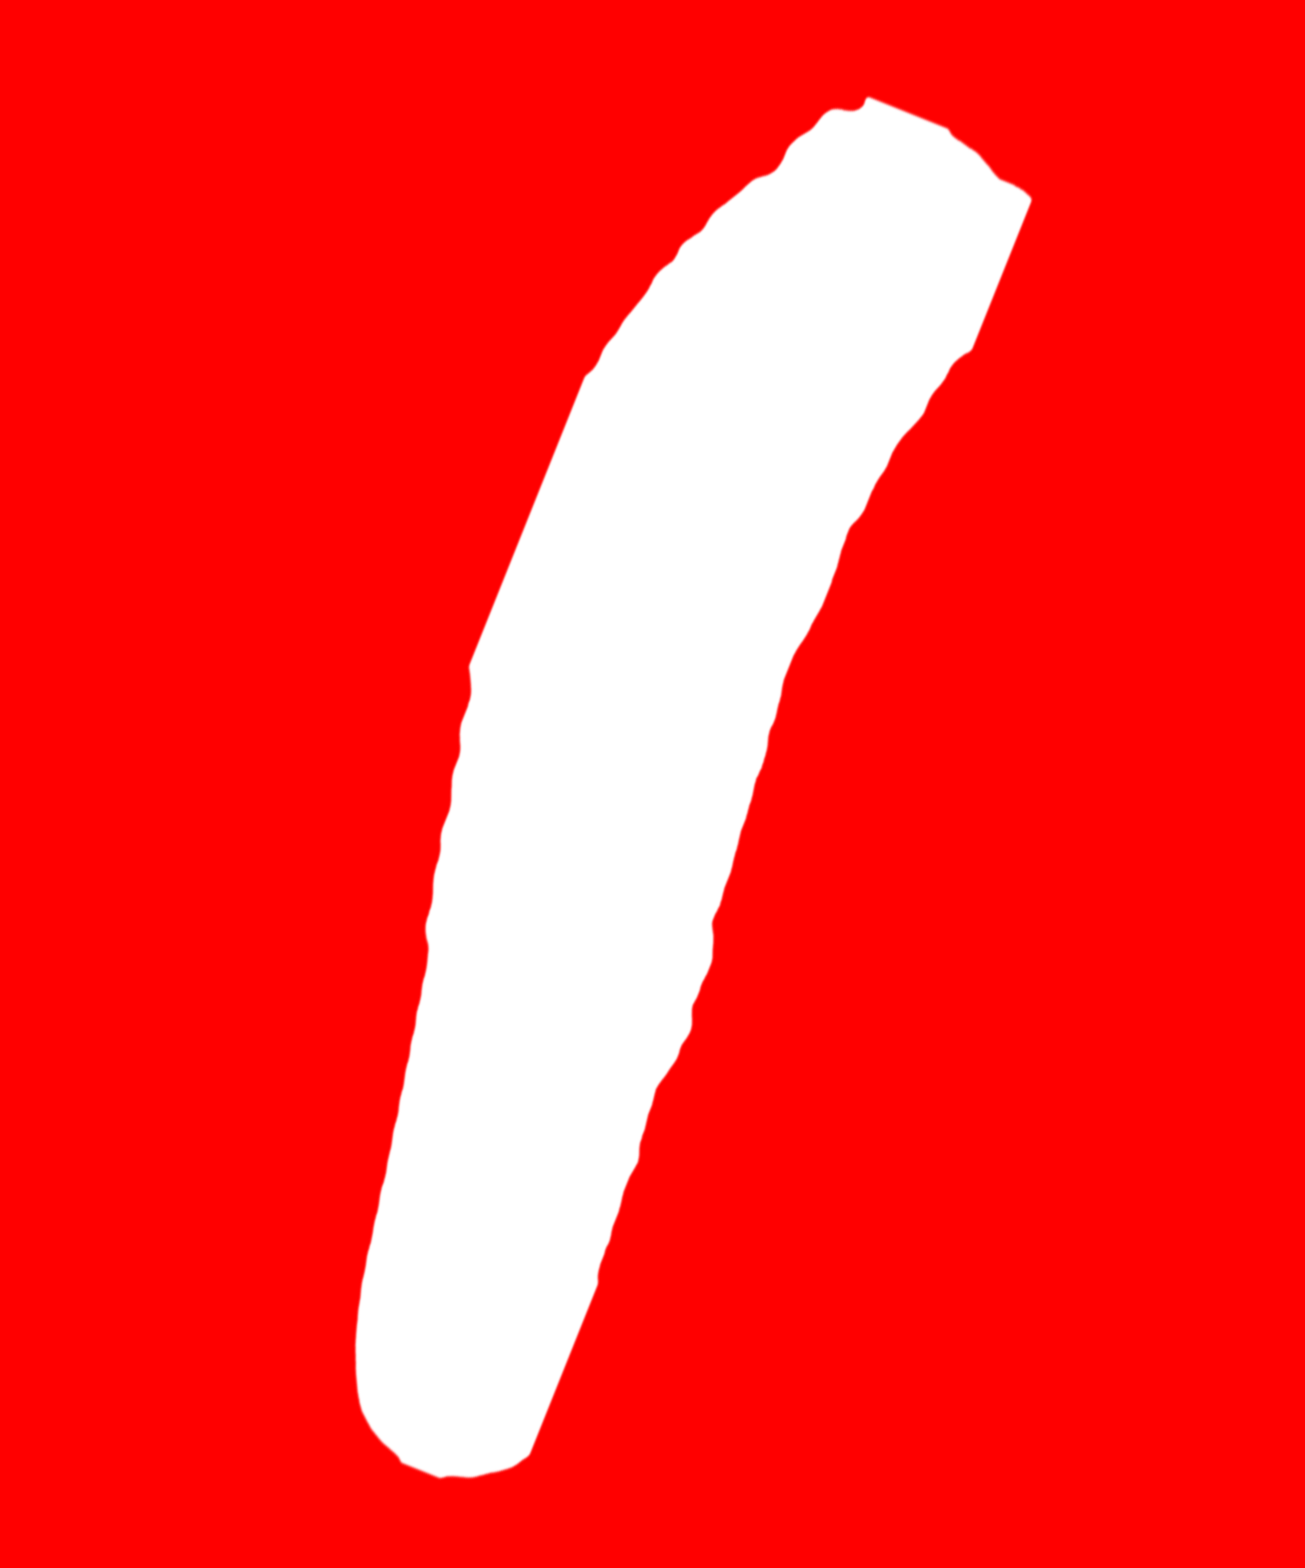
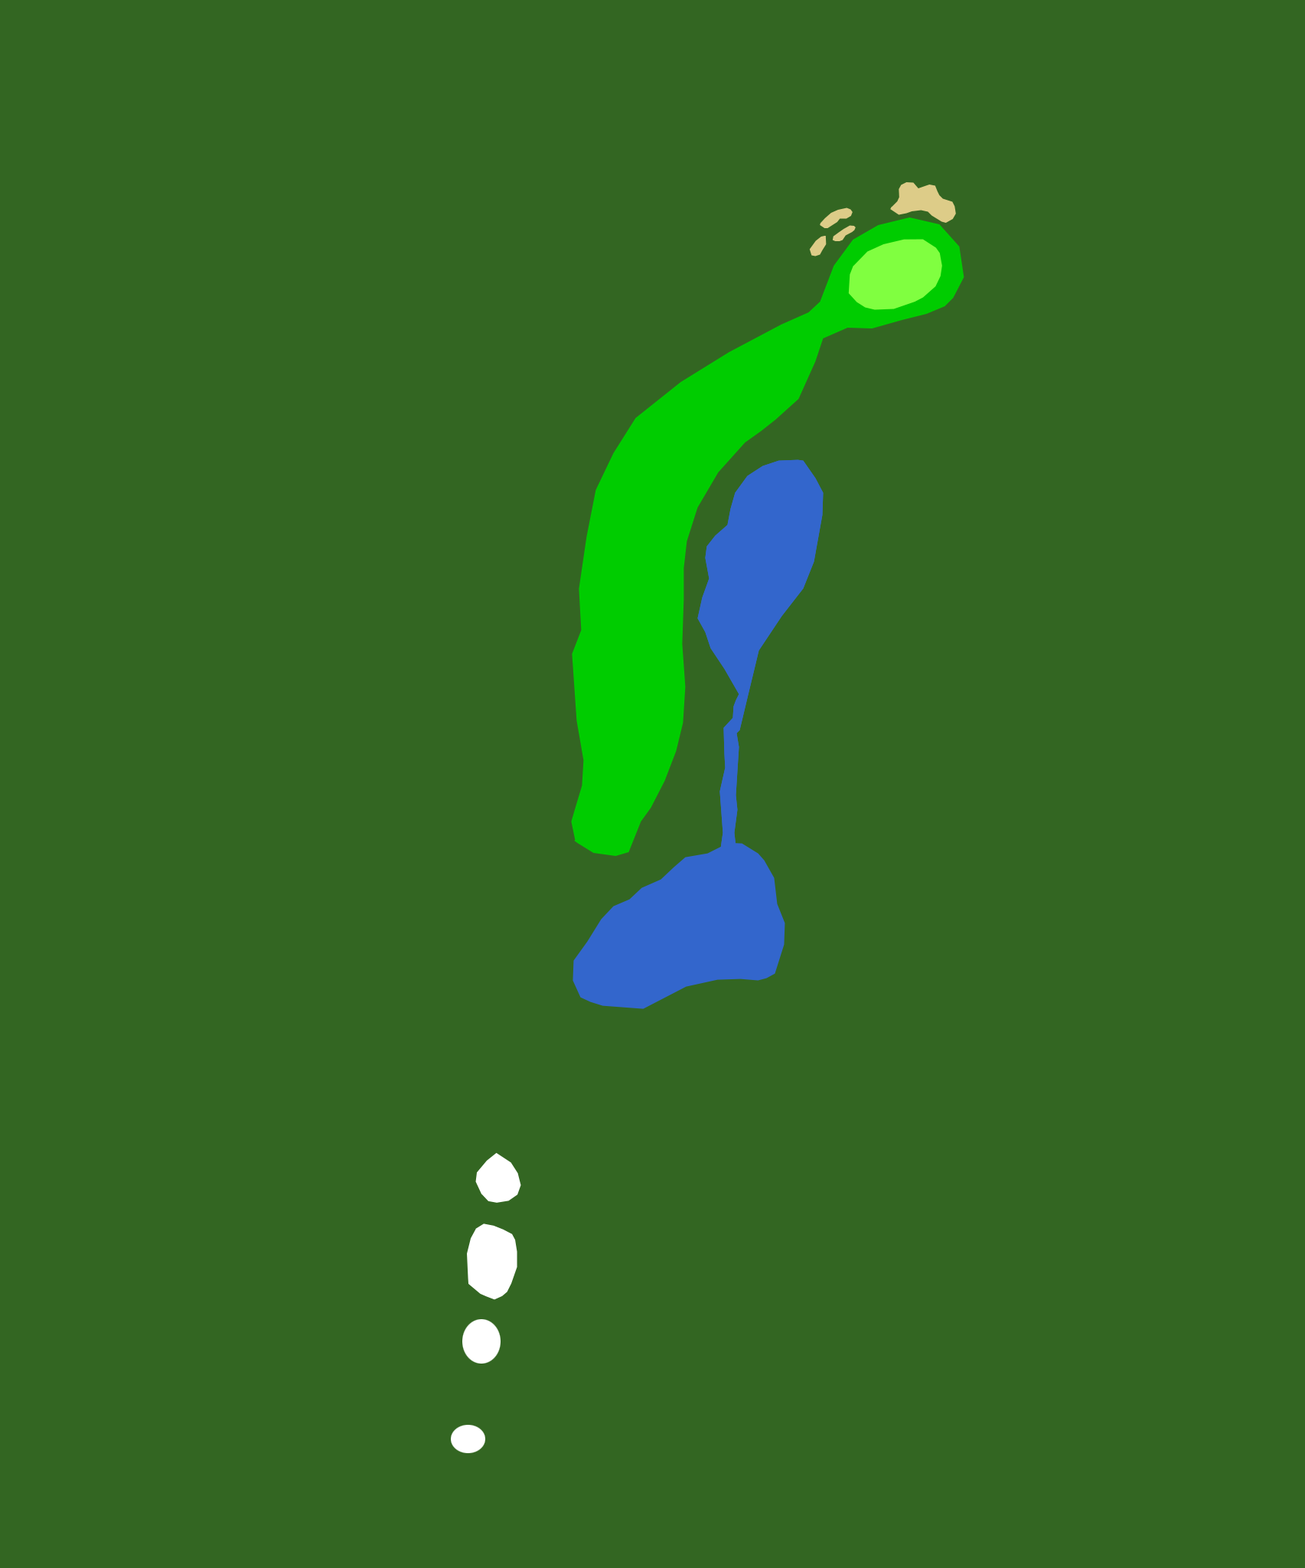
Revision of a layered 1305px x 1568px image; what changed, layer by layer:
hid "Lomond17-NewOB" over <box>0,0,1305,1568</box>
showed "Water" over <box>572,459,824,1010</box>
showed "Green" over <box>809,182,957,311</box>
showed "Tees" over <box>450,1152,522,1454</box>
added layer "Fairway" above "Canvas" over <box>571,217,965,856</box>
showed "Rough" over <box>0,0,1305,1568</box>